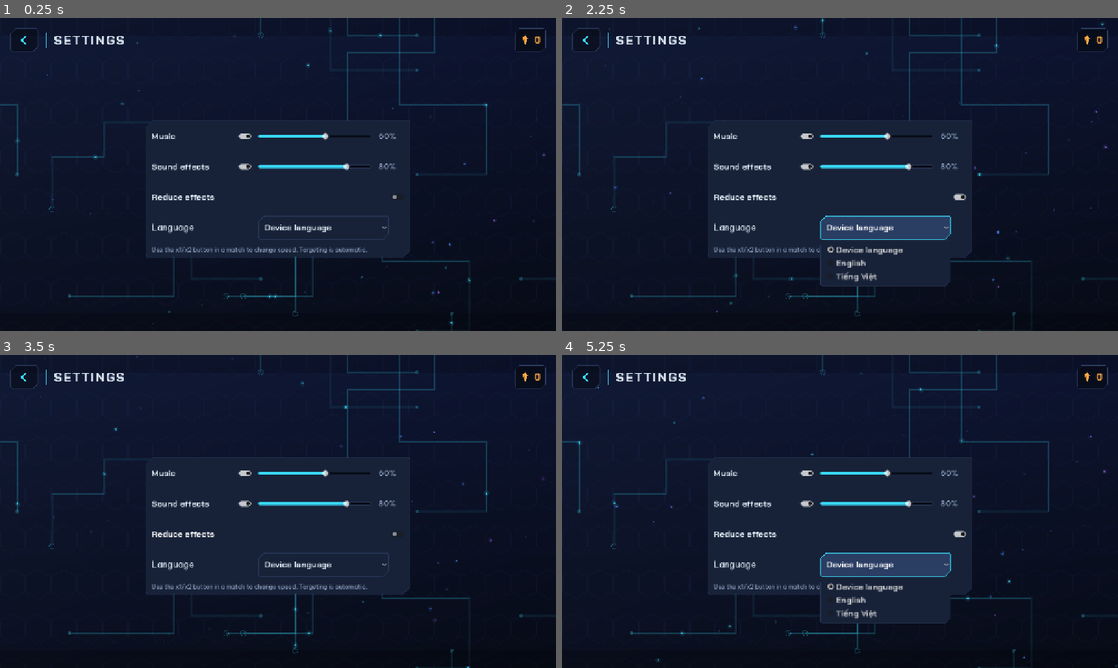
Above: before the commit, frames 1-4 (two rows, left to right).
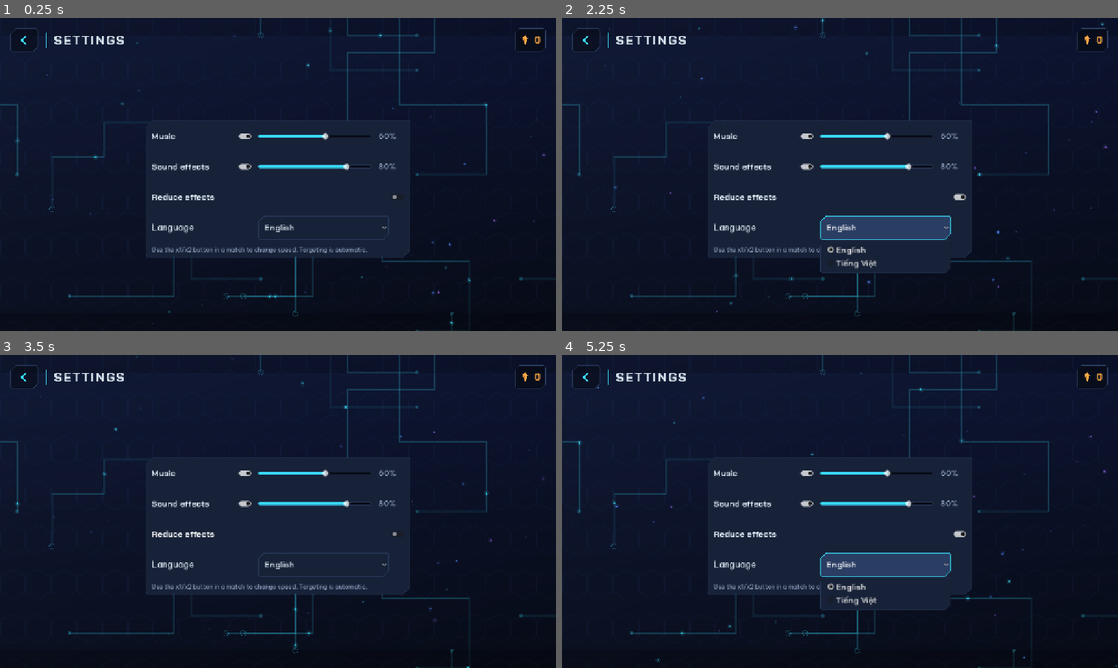
Above: after the commit, the same moments.

Repository: Baodubaiz/iron-redoubt
Game: Godot game, scene res://ui/menus/settings_screen.tscn
Same seed, same stepped clock (60 frames per second), same inputs: the game is played once before the commit and once after it. This scene is started directly instead of the project's main scene.
Inputs (mouse positions are in pixels of both pictures, inside the frame that each line leads up to):
- Up to frame 1 (0.25 s): no input
- Up to frame 2 (2.25 s): click (884, 227) at 0.5 s, where only the run before the commit has a clickable "Device language"; click "Reduce effects" at 1.25 s; click (884, 227) at 2 s, where only the run after the commit has a clickable "English"
- Up to frame 3 (3.5 s): click "Reduce effects" at 2.75 s
- Up to frame 4 (5.25 s): click (884, 564) at 3.5 s, where only the run after the commit has a clickable "English"; click "Reduce effects" at 4.25 s; click (884, 564) at 5 s, where only the run after the commit has a clickable "English"

The runs differ from the first frame. In frame 1, 0.2% of the frame differs, in the area x 47-60%, y 66-69%; in frame 2, 1.3%; in frame 3, 0.2%; in frame 4, 1.3%, in the area x 46-70%, y 66-86%.

Commit message:
English is the default language; Vietnamese is opt-in
- I18n.resolve("auto") is English whatever the device language
- Settings language picker: English (first) and Tieng Viet; the "device language" entry is gone

Co-Authored-By: Claude Opus 5.5 <noreply@anthropic.com>

Diff:
--- a/core/game_settings.gd
+++ b/core/game_settings.gd
@@ -6,7 +6,7 @@
 var sfx_on: bool = true
 var music_volume: float = 0.6 ## 0..1 linear
 var sfx_volume: float = 0.8 ## 0..1 linear
-var language: String = "auto" ## "auto" (device language), "en" or "vi"
+var language: String = "auto" ## "auto" (= English, the default), "en" or "vi"
 var reduce_effects: bool = false ## fewer particles, no screen shake / flashes
 
 
--- a/core/i18n.gd
+++ b/core/i18n.gd
@@ -15,11 +15,12 @@
 	return t(fmt) % args
 
 
-## "auto" follows the device language (Vietnamese if the OS locale is vi*, else English).
+## English is the default language (2026-11-19, user: Vietnamese is the optional second language).
+## "auto" (the setting nobody has changed yet) = English, whatever the device language.
 static func resolve(setting: String) -> String:
 	if setting == "en" or setting == "vi":
 		return setting
-	return "vi" if OS.get_locale_language() == "vi" else "en"
+	return "en"
 
 
 static func apply(setting: String) -> void:
--- a/tests/unit/test_i18n.gd
+++ b/tests/unit/test_i18n.gd
@@ -122,3 +122,11 @@
 		if row.size() != 2:
 			bad.append("%d: %s" % [line_no, row[0].substr(0, 50)])
 	eq(bad.size(), 0, "malformed rows (quote texts that contain commas): %s" % str(bad))
+
+
+## 2026-11-19: English is the default whatever the device language; Vietnamese only when picked.
+func test_default_language_is_english() -> void:
+	eq(I18n.resolve("auto"), "en")
+	eq(I18n.resolve(""), "en")
+	eq(I18n.resolve("vi"), "vi")
+	eq(GameSettings.new().language, "auto", "a fresh settings file starts on the default")
--- a/ui/settings_panel.gd
+++ b/ui/settings_panel.gd
@@ -57,11 +57,10 @@
 	var opt := OptionButton.new()
 	opt.custom_minimum_size = Vector2(300, 56)
 	opt.add_theme_font_size_override("font_size", 20)
-	var codes := ["auto", "en", "vi"]
-	opt.add_item(I18n.t("Device language"))
+	var codes := ["en", "vi"] # English first: the default (2026-11-19); "auto" (untouched) shows as English
 	opt.add_item("English")
 	opt.add_item("Tiếng Việt")
-	opt.selected = maxi(codes.find(Settings.data.language), 0)
+	opt.selected = maxi(codes.find(I18n.resolve(Settings.data.language)), 0)
 	opt.item_selected.connect(func(i: int) -> void:
 		Settings.data.language = codes[i]
 		Settings.save()
